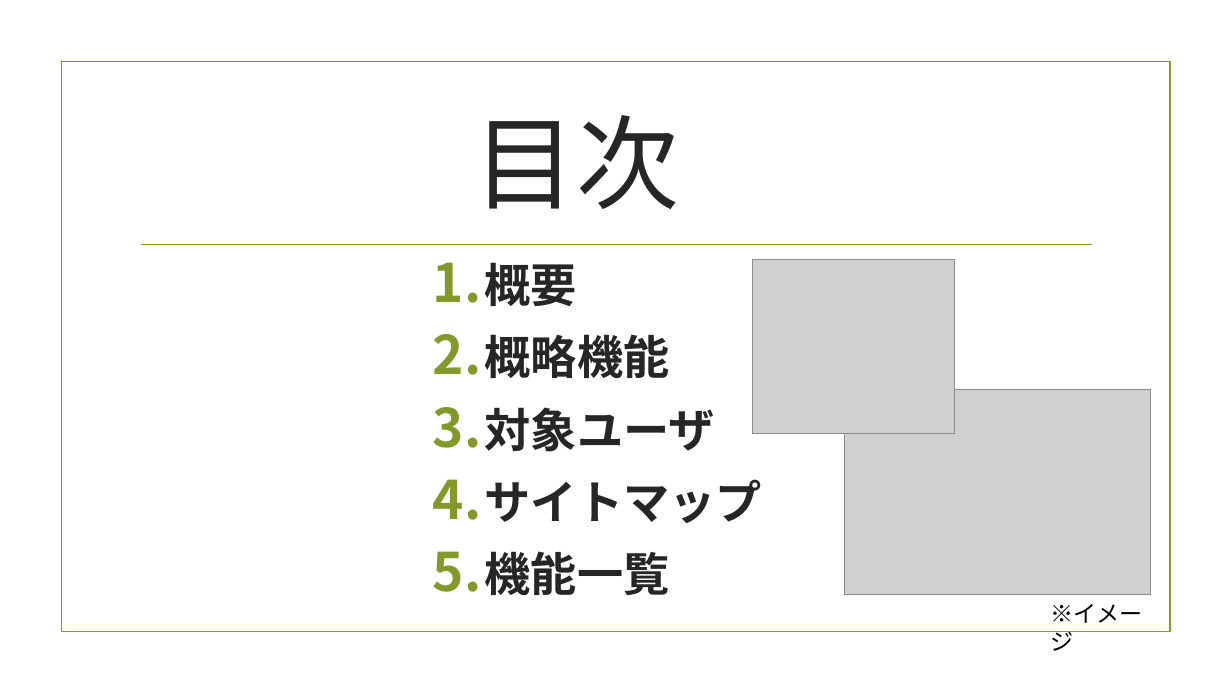
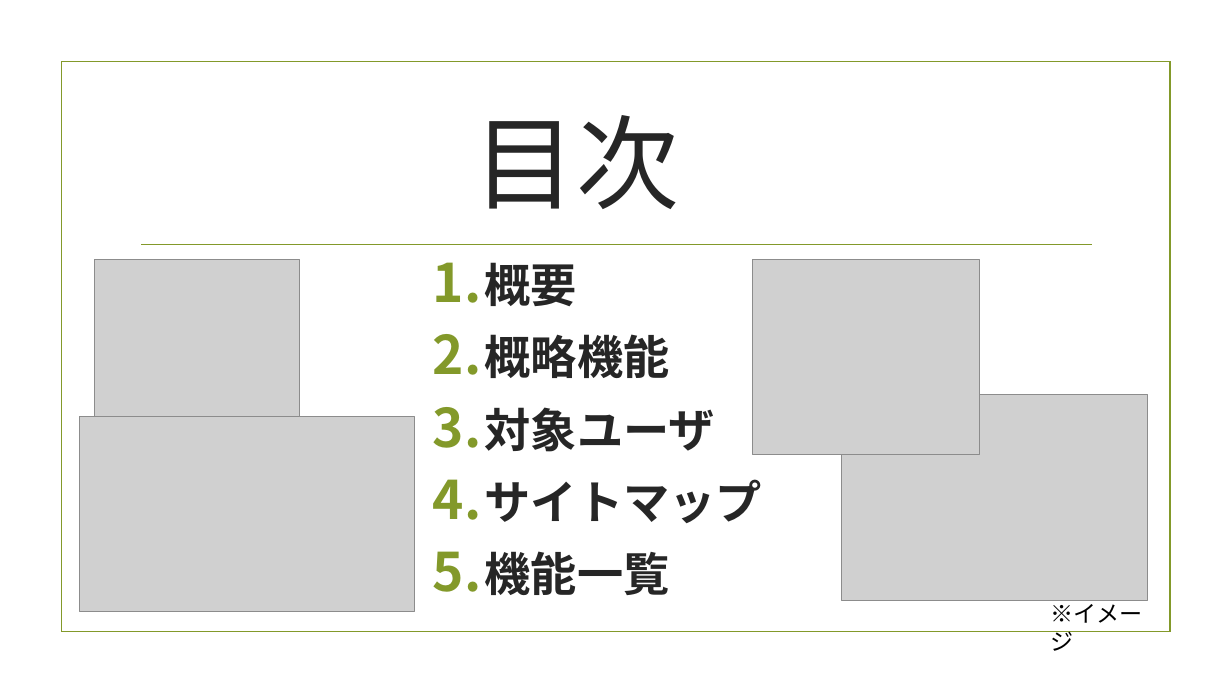
Before and after one commit to ShinjiTanaka2016/originalSite_WeCalendar, a slide deck: slide 2 of WeCalendar/WeCalendar概要書.pptx. Drawn at 1232x693 pixels with LibreOffice and Linux fonts; fonts in the diff are those of the drawing; grey boxes stand for pictures; background and template pictures are left out. Boxes give left, top, right and bottom in pixels: in the first picture for what was removed or moved away, otherwise in the second. Text is boxed around its words. In the diff, an @@ line names an element or a change of style, - is before the commit and + after.

```diff
--- a/WeCalendar/WeCalendar概要書.pptx
+++ b/WeCalendar/WeCalendar概要書.pptx
@@ picture added at <box>94,260,299,417</box> @@
@@ picture: place and size @@
-picture at <box>752,260,955,433</box>
+picture at <box>752,260,980,455</box>
@@ picture added at <box>79,417,414,612</box> @@
@@ picture: place and size @@
-picture at <box>845,389,1151,595</box>
+picture at <box>842,395,1148,601</box>
```
Also in this commit, not shown: 1 other slide changed.
